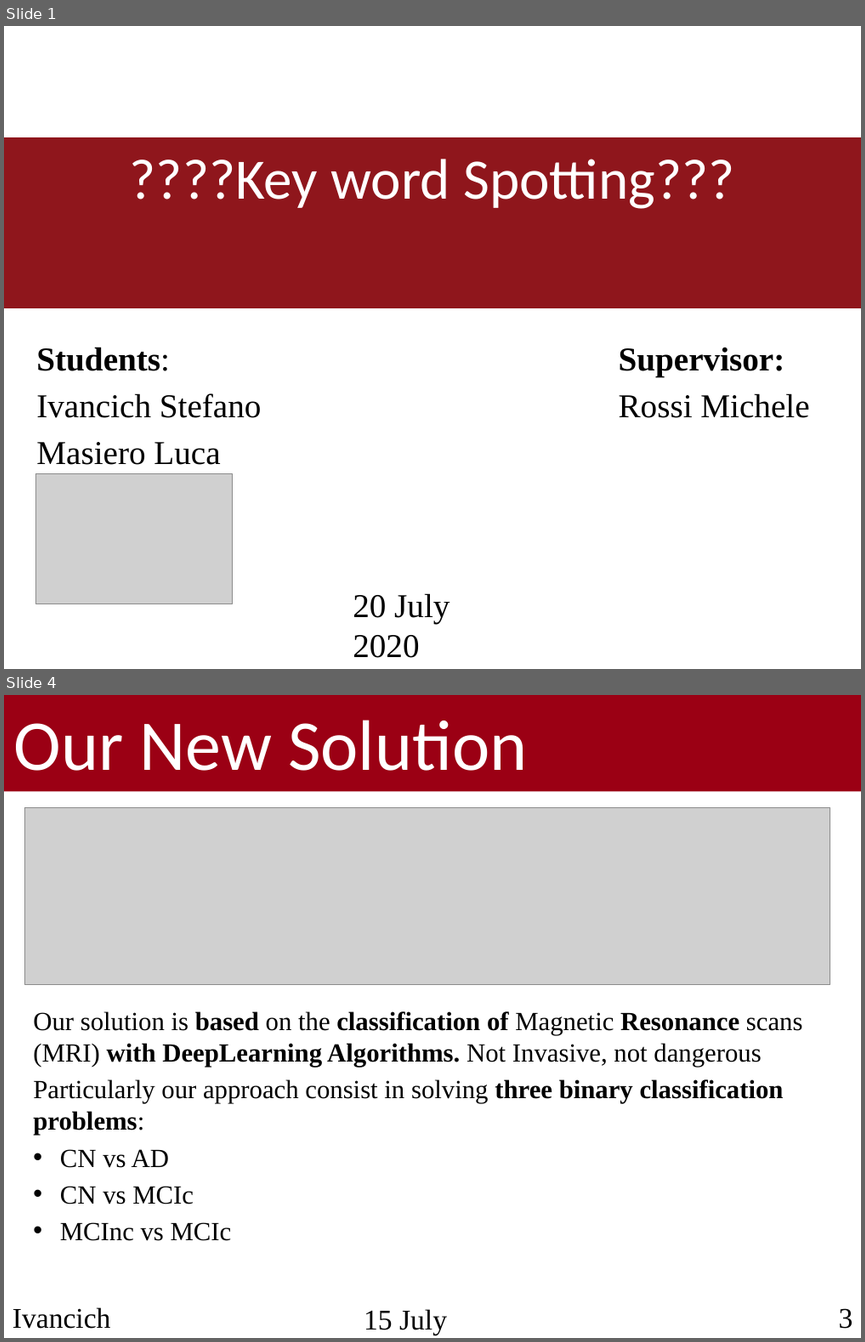
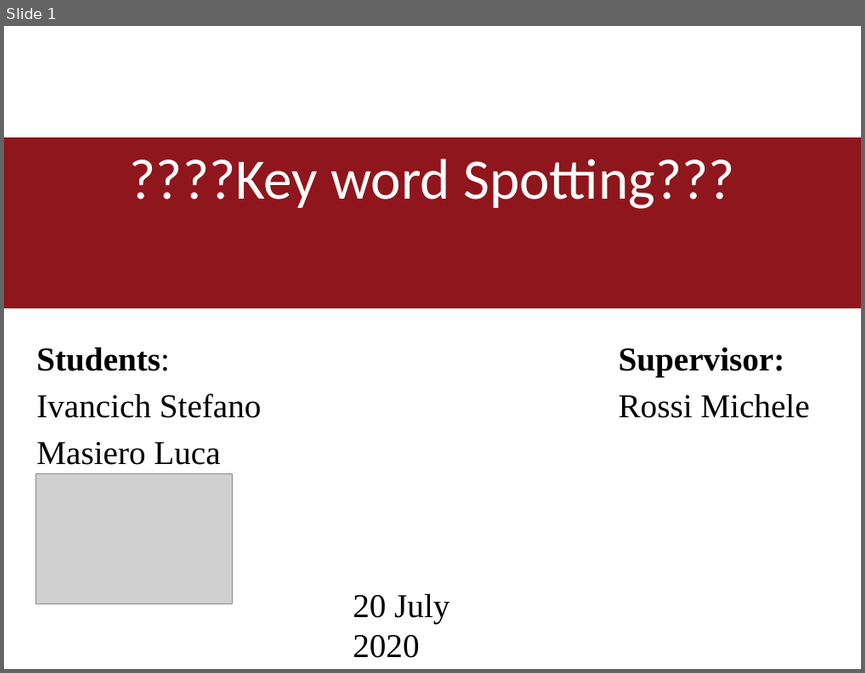
Before and after one commit to ivaste/KeyWordSpotting, a slide deck: Presentation/Presentation.pptx. Shown one above the other, each under a label of ours: slides 1 and 4 before the commit, slide 1 after it; the slides between them are not shown. The pictures are 865x1342 and 865x673 pixels, drawn with LibreOffice and Linux fonts; fonts in the diff are those of the drawing; grey boxes stand for pictures; background and template pictures are left out. Boxes give left, top, right and bottom in pixels: in the first picture for what was removed or moved away, otherwise in the second. Text is boxed around its words. In the diff, an @@ line names an element or a change of style, - is before the commit and + after.

```diff
--- a/Presentation/Presentation.pptx
+++ b/Presentation/Presentation.pptx
@@ slide 4 removed at (4, 695, 861, 1338), background #FFFFFF @@
@@ rectangle removed at (4, 695, 861, 792) @@
@@ text removed at (14, 720, 527, 771) @@
-Our New Solution
@@ picture removed at (24, 807, 830, 984) @@
@@ text removed at (33, 1011, 803, 1241) @@
-Our solution is based on the classification of Magnetic Resonance scans (MRI) with DeepLearning Algorithms. Not Invasive, not dangerous
-Particularly our approach consist in solving three binary classification problems:
-• CN vs AD
-• CN vs MCIc
-• MCInc vs MCIc
@@ text removed at (12, 1307, 111, 1328) @@
-Ivancich Stefano
@@ text removed at (364, 1309, 447, 1334) @@
-15 July 2019
@@ text removed at (839, 1308, 853, 1328) @@
-3
```
Also in this commit, not shown: 2 slides changed, 4 slides added, 2 other slides removed.
